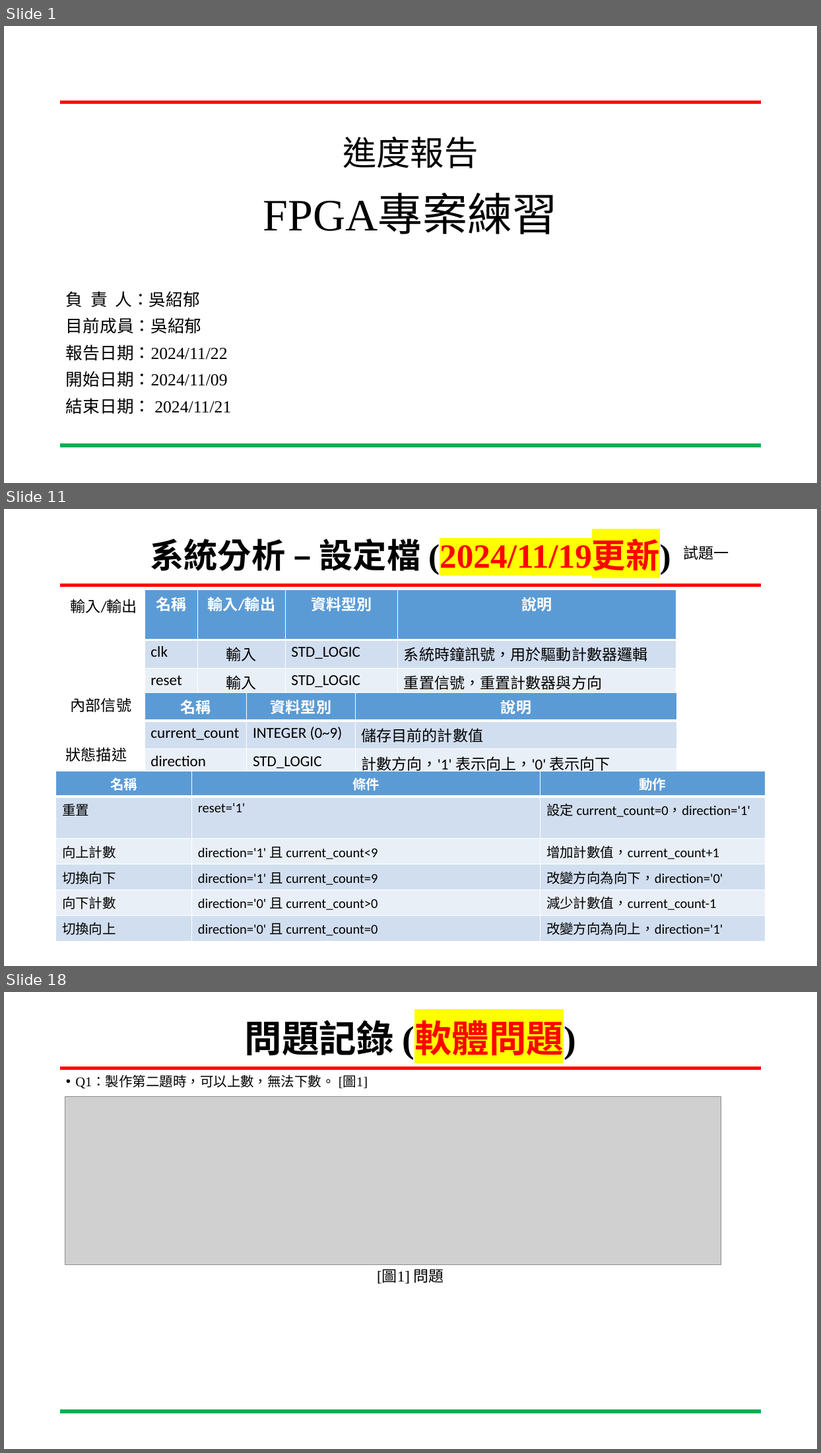
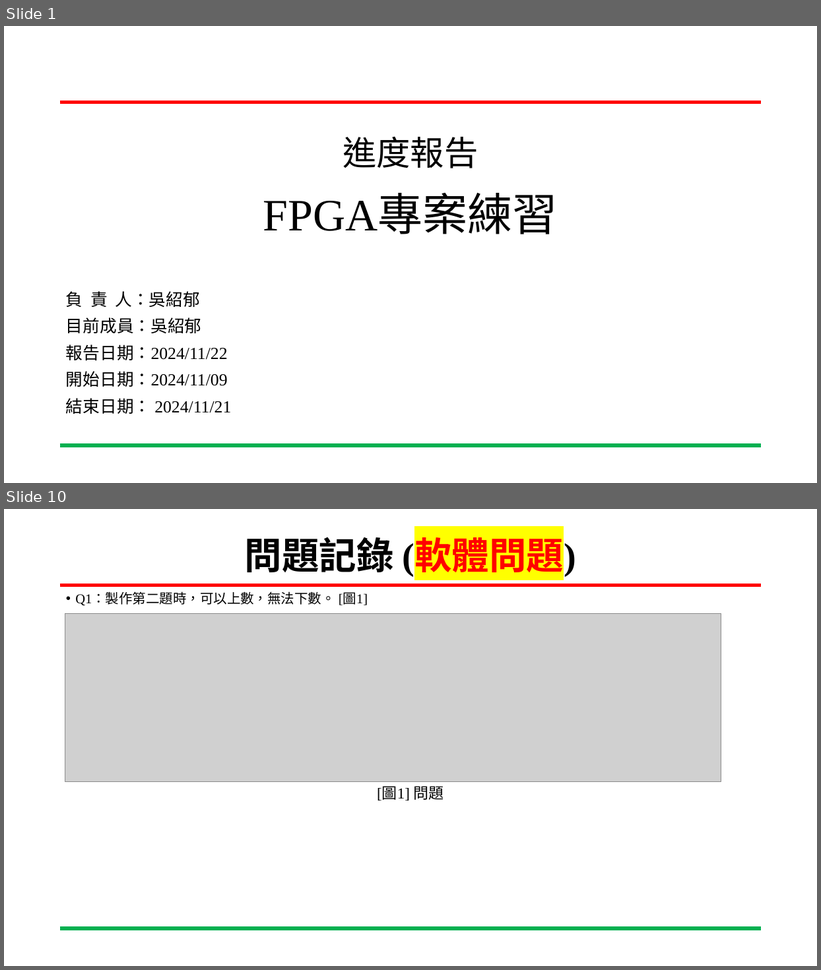
Before and after one commit to wsy0331/SOC_Lab_Exercises, a slide deck: 專案進度報告_吳紹郁_20241121.pptx. Shown one above the other, each under a label of ours: slides 1, 11 and 18 before the commit, slides 1 and 10 after it; the slides between them are not shown. The pictures are 821x1453 and 821x970 pixels, drawn with LibreOffice and Linux fonts; fonts in the diff are those of the drawing; grey boxes stand for pictures; background and template pictures are left out. Boxes give left, top, right and bottom in pixels: in the first picture for what was removed or moved away, otherwise in the second. Text is boxed around its words. In the diff, an @@ line names an element or a change of style, - is before the commit and + after.

```diff
--- a/專案進度報告_吳紹郁_20241121.pptx
+++ b/專案進度報告_吳紹郁_20241121.pptx
@@ slide 11 removed at box(4, 509, 817, 966), background #FFFFFF; not listed: 2 template elements that a slide beside it also shows @@
@@ title removed at box(150, 539, 671, 575) @@
-系統分析 – 設定檔 (2024/11/19更新)
@@ text removed at box(683, 545, 729, 560) @@
-試題一
@@ text removed at box(71, 599, 137, 613) @@
-輸入/輸出
@@ table removed at box(145, 590, 677, 776), 4 rows, 4 columns @@
-名稱 | 輸入/輸出 | 資料型別 | 說明
-clk | 輸入 | STD_LOGIC | 系統時鐘訊號，用於驅動計數器邏輯
-reset | 輸入 | STD_LOGIC | 重置信號，重置計數器與方向
-count | 輸出 | INTEGER (0~9) | 當前計數值
@@ text removed at box(71, 698, 131, 712) @@
-內部信號
@@ table removed at box(145, 692, 677, 776), 3 rows, 3 columns @@
-名稱 | 資料型別 | 說明
-current_count | INTEGER (0~9) | 儲存目前的計數值
-direction | STD_LOGIC | 計數方向，'1' 表示向上，'0' 表示向下
@@ text removed at box(66, 747, 127, 762) @@
-狀態描述
@@ table removed at box(56, 771, 765, 939), 6 rows, 3 columns @@
-名稱 | 條件 | 動作
-重置 | reset='1' | 設定 current_count=0，direction='1'
-向上計數 | direction='1' 且 current_count<9 | 增加計數值，current_count+1
-切換向下 | direction='1' 且 current_count=9 | 改變方向為向下，direction='0'
-向下計數 | direction='0' 且 current_count>0 | 減少計數值，current_count-1
-切換向上 | direction='0' 且 current_count=0 | 改變方向為向上，direction='1'
@@ what was slide 18 is now slide 10 @@
```
Also in this commit, not shown: 4 slides changed, 4 slides added, 12 other slides removed, 3 other files.
